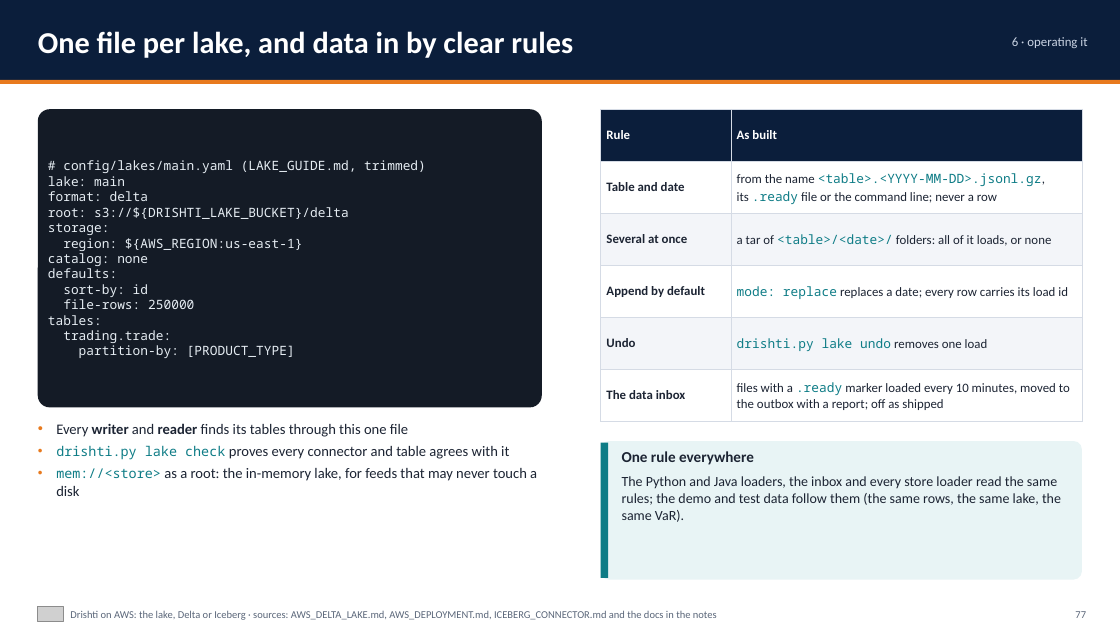
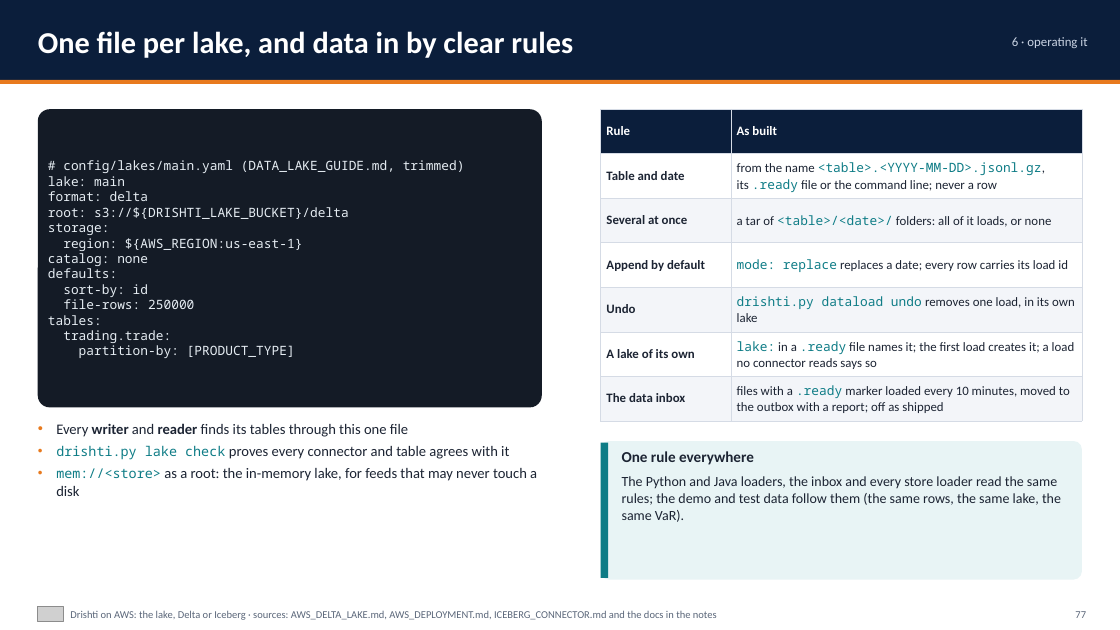
Before and after one commit to ajsinha/drishti, a slide deck: slide 77 of docs/publications/Drishti-on-AWS.pptx. Drawn at 1120x630 pixels with LibreOffice and Linux fonts; fonts in the diff are those of the drawing; grey boxes stand for pictures. Boxes give left, top, right and bottom in pixels: in the first picture for what was removed or moved away, otherwise in the second. Text is boxed around its words. In the diff, an @@ line names an element or a change of style, - is before the commit and + after.

```diff
--- a/docs/publications/Drishti-on-AWS.pptx
+++ b/docs/publications/Drishti-on-AWS.pptx
@@ table at (601,109,1082,421) @@
-row 5: Undo | drishti.py lake undo removes one load
+row 5: Undo | drishti.py dataload undo removes one load, in its own lake
+row 6: A lake of its own | lake: in a .ready file names it; the first load creates it; a load no connector reads says so
@@ text at (63,160,465,173): text changed @@
-# config/lakes/main.yaml (LAKE_GUIDE.md, trimmed)
+# config/lakes/main.yaml (DATA_LAKE_GUIDE.md, trimmed)
```
Also in this commit, not shown: 2 other slides changed, 3 other files.
